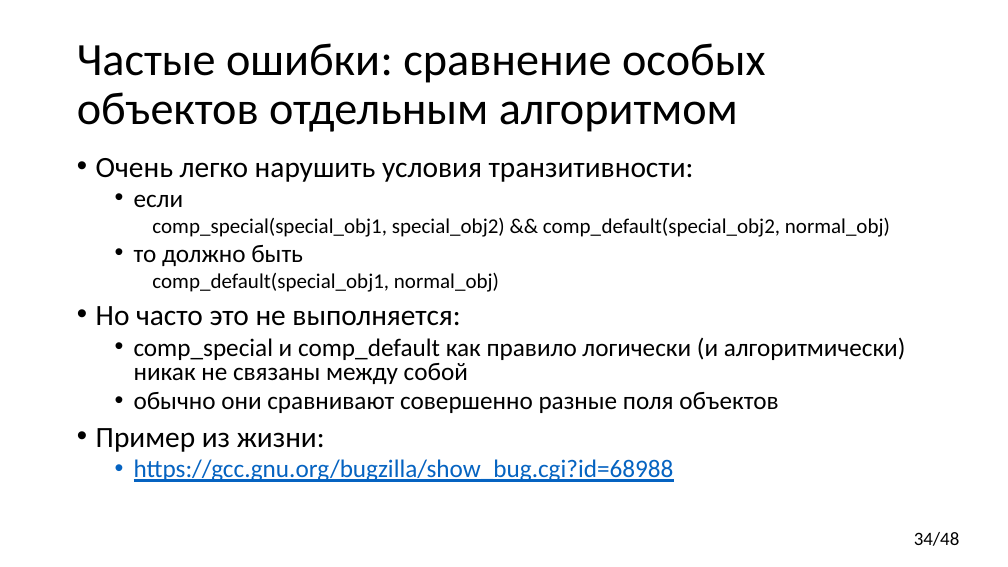
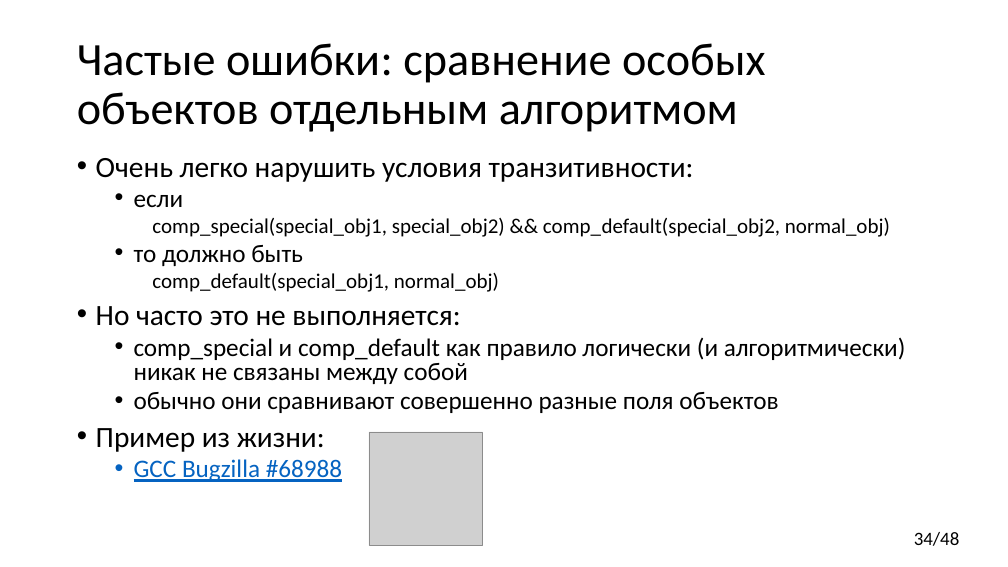
Before and after one commit to yugr/CppRussia, a slide deck: slide 34 of 2023/RU.pptx. Drawn at 1008x567 pixels with LibreOffice and Linux fonts; fonts in the diff are those of the drawing; grey boxes stand for pictures. Boxes give left, top, right and bottom in pixels: in the first picture for what was removed or moved away, otherwise in the second. Text is boxed around its words. In the diff, an @@ line names an element or a change of style, - is before the commit and + after.

```diff
--- a/2023/RU.pptx
+++ b/2023/RU.pptx
@@ picture added at (x1=369, y1=432, x2=482, y2=545) @@
@@ text at (x1=134, y1=459, x2=342, y2=482): text changed @@
-  • https://gcc.gnu.org/bugzilla/show_bug.cgi?id=68988
+  • GCC Bugzilla #68988
```
Also in this commit, not shown: 4 other slides changed.
